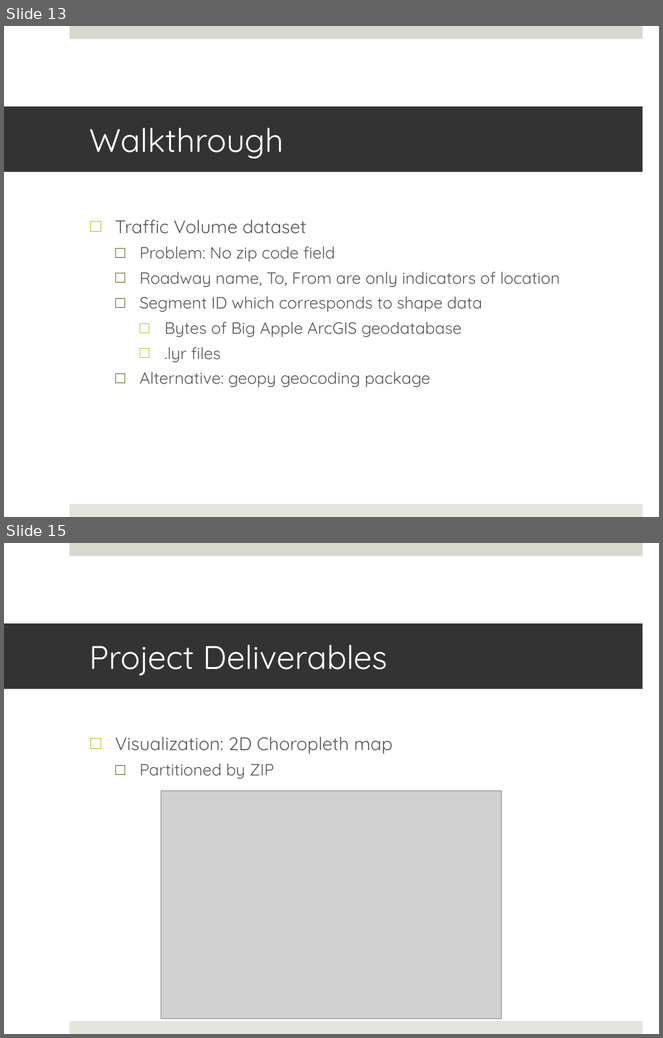
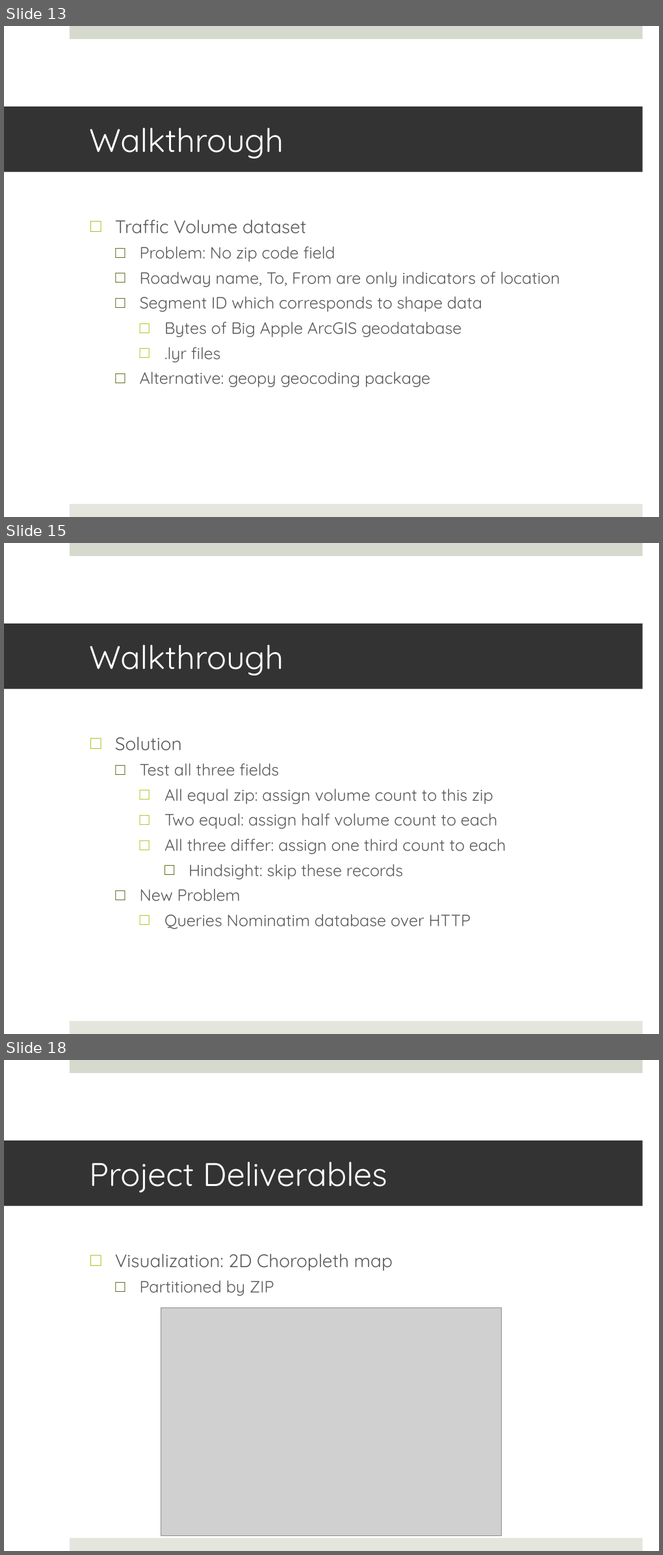
Before and after one commit to JKasakyan/BDM-Final-Project, a slide deck: Documents/Kasakyan_James_Proposal_Final_Presentation.pptx. Shown one above the other, each under a label of ours: slides 13 and 15 before the commit, slides 13, 15 and 18 after it; the slides between them are not shown. The pictures are 663x1038 and 663x1555 pixels, drawn with LibreOffice and Linux fonts; fonts in the diff are those of the drawing; grey boxes stand for pictures. Boxes give left, top, right and bottom in pixels: in the first picture for what was removed or moved away, otherwise in the second. Text is boxed around its words. In the diff, an @@ line names an element or a change of style, - is before the commit and + after.

```diff
--- a/Documents/Kasakyan_James_Proposal_Final_Presentation.pptx
+++ b/Documents/Kasakyan_James_Proposal_Final_Presentation.pptx
@@ slide 15 added at bbox=[4, 543, 659, 1034], background #FFFFFF; not listed: 2 template elements that a slide beside it also shows @@
@@ title added at bbox=[4, 624, 643, 689], fill #333333, 36 pt, text #FFFFFF @@
+Walkthrough
@@ text added at bbox=[115, 737, 506, 930], 18 pt, text #595959 @@
+□ Solution
+  □ Test all three fields
+    □ All equal zip: assign volume count to this zip
+    □ Two equal: assign half volume count to each
+    □ All three differ: assign one third count to each
+      □ Hindsight: skip these records
+  □ New Problem
+    □ Queries Nominatim database over HTTP
@@ what was slide 15 is now slide 18 @@
```
Also in this commit, not shown: 1 slide changed, 2 other slides added, 5 other files.
